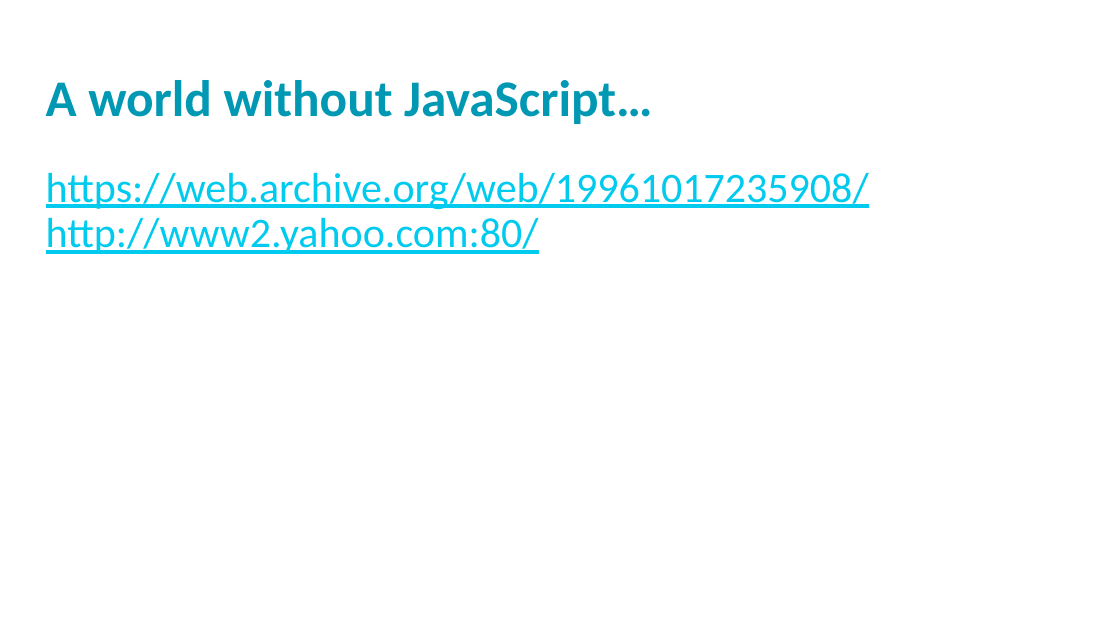
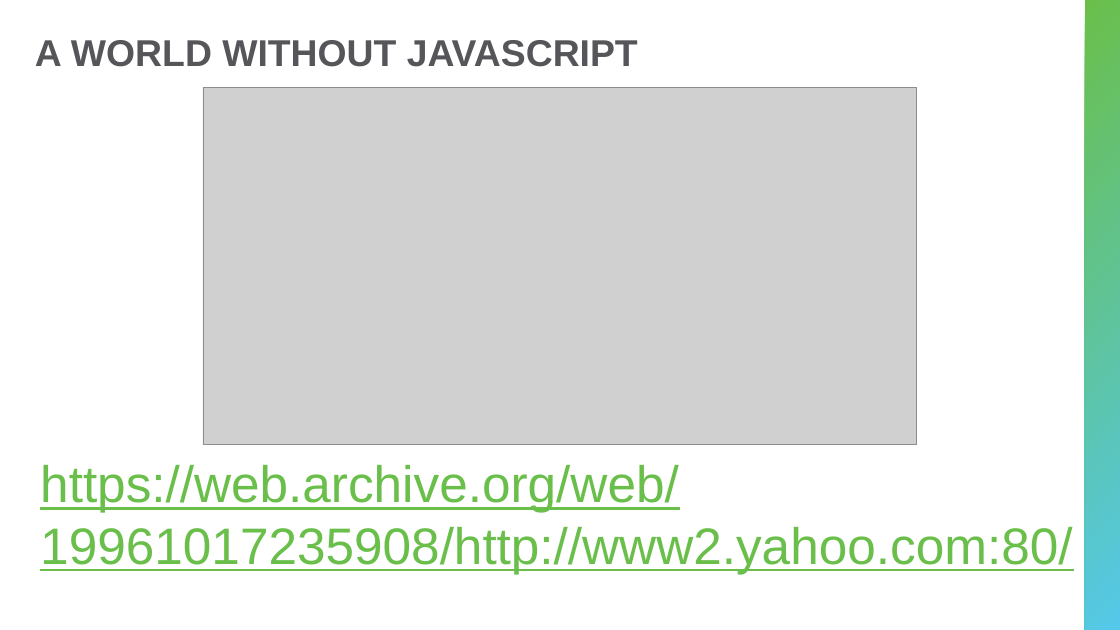
Before and after one commit to hytechclub/web-102, a slide deck: slide 3 of Week02/IntroductionToJavaScript.pptx. Drawn at 1120x630 pixels with LibreOffice and Linux fonts; fonts in the diff are those of the drawing; grey boxes stand for pictures; background and template pictures are left out. Boxes give left, top, right and bottom in pixels: in the first picture for what was removed or moved away, otherwise in the second. Text is boxed around its words. In the diff, an @@ line names an element or a change of style, - is before the commit and + after.

```diff
--- a/Week02/IntroductionToJavaScript.pptx
+++ b/Week02/IntroductionToJavaScript.pptx
@@ title "A WORLD WITHOUT JAVASCRIPT" at bbox=[35, 40, 638, 67]: vertical alignment top to middle @@
@@ rectangle added at bbox=[1086, 0, 1120, 630], fill gradient #6ABF4B to #54C8E8 @@
@@ title at bbox=[35, 40, 638, 67]: text changed; size 44 to 32 pt; font Calibri to Arial; text colour #0098B2 to #56565A @@
-A world without JavaScript…
+A WORLD WITHOUT JAVASCRIPT
@@ picture added at bbox=[203, 87, 918, 444] @@
@@ text "https://web.archive.org/web/19961017235908/http://www2.yahoo ...": place and size @@
-text "https://web.archive.org/web/19961017235908/http://www2.yahoo ..." at bbox=[46, 173, 869, 254]
+text "https://web.archive.org/web/19961017235908/http://www2.yahoo ..." at bbox=[40, 465, 1072, 574]
@@ text "https://web.archive.org/web/19961017235908/http://www2.yahoo ..." at bbox=[40, 465, 1072, 574]: size 36 to 44 pt, font Calibri to Arial, text colour #00CBEE to #6ABF4B; indent changed; line spacing 0.9 to 1; more space between paragraphs @@
```
Also in this commit, not shown: 7 other slides changed, 11 slides removed, 4 other files.
